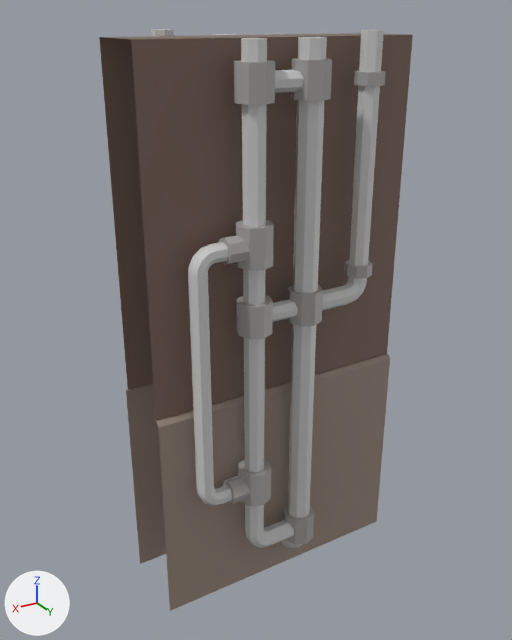
Two versions of the FBX model Assets/Models/pared_1.fbx, one commit apart.
One viewpoint serves both versions: a 50 mm lens placed at (1.27, 2.67, 2.06), pointed at (0.02, 0.6, 1.02). The lights are fixed; the arrows at lower left show +X, +Y and +Z. Where no turn or scale is listed for an object, it has been applied to the vertices.

Before the edit, the objects in view are built like this:
```python
ob_tuberia_5_001 = bpy.data.objects.new('tuberia_5.001', me_mesh_025)
ob_tuberia_5_001.location = (0.423, 0.831, 0.22)
ob_tuberia_conexión_1_001 = bpy.data.objects.new('tuberia_conexión_1.001', me_mesh_027)
ob_tuberia_conexión_1_001.location = (-0.259, 0.831, 1.873)
ob_tuberia_conexión_3_001 = bpy.data.objects.new('tuberia_conexión_3.001', me_mesh_029)
ob_tuberia_conexión_3_001.location = (0.165, 0.831, 1.143)
ob_tuberia_conexión_4_001 = bpy.data.objects.new('tuberia_conexión_4.001', me_mesh_030)
ob_tuberia_conexión_4_001.location = (0.165, 0.831, 0.489)
ob_tuberia_conexión_5_001 = bpy.data.objects.new('tuberia_conexión_5.001', me_mesh_031)
ob_tuberia_conexión_5_001.location = (0.208, 0.831, 0.495)
ob_tuberia_conexión_7_001 = bpy.data.objects.new('tuberia_conexión_7.001', me_mesh_033)
ob_tuberia_conexión_7_001.location = (0.165, 0.831, 1.873)
ob_tuberia_conexión_8_001 = bpy.data.objects.new('tuberia_conexión_8.001', me_mesh_034)
ob_tuberia_conexión_8_001.location = (-0.034, 0.831, 1.873)
ob_tuberia_conexión_9_001 = bpy.data.objects.new('tuberia_conexión_9.001', me_mesh_035)
ob_tuberia_conexión_9_001.location = (-0.034, 0.831, 1.144)
ob_zocalo_001 = bpy.data.objects.new('zocalo.001', me_mesh_020)
ob_zocalo_001.location = (0.0, 1.25, 0.0)
# me_mesh
# before: 4 (0.5, 0.625, 2.0), 5 (-0.5, 0.625, 2.0) at pixel (388, 33)
# also in view: 'base1.001' at (0.0, 0.69, 1.41); 'tuberia_1.001' at (-0.03, 0.81, 1.04); 'base1' at (0.0, 0.56, 1.41); 'tuberia_2.001' at (-0.15, 0.83, 1.57); 'tuberia_3.001' at (0.1, 0.83, 1.1)
```
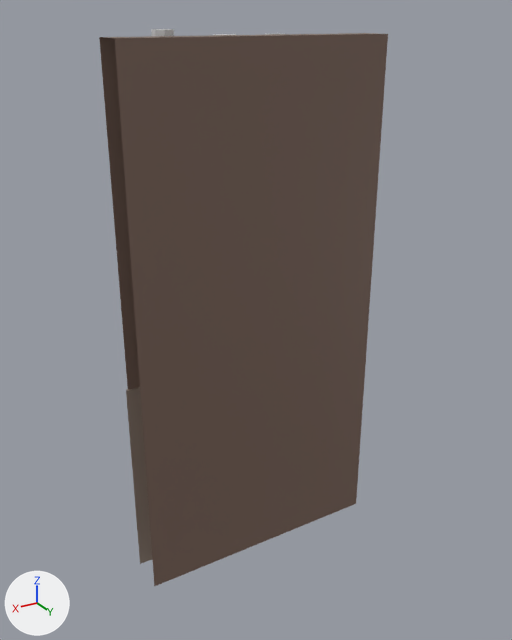
Changed parts and their boxes [x1, y1, x2, y2] in the pictures (512 x 640 px):
'base1', reshaped
    before: [99, 33, 361, 390]
    after: [99, 33, 388, 586]
'base1.001', deleted (brown)
    before: [118, 34, 413, 421]
'zocalo.001', deleted (brown)
    before: [155, 354, 390, 611]
'tuberia_1.001', deleted
    before: [281, 37, 327, 548]
'tuberia_3.001', deleted
    before: [241, 38, 294, 548]
'tuberia_2.001', deleted
    before: [322, 30, 384, 311]
'tuberia_5.001', deleted
    before: [188, 242, 232, 506]
'tuberia_conexión_7.001', deleted
    before: [234, 60, 275, 105]
'tuberia_conexión_8.001', deleted
    before: [291, 58, 332, 101]
'tuberia_conexión_6.001', deleted
    before: [236, 220, 273, 271]
'tuberia_conexión_3.001', deleted
    before: [236, 295, 273, 339]
'tuberia_conexión_9.001', deleted
    before: [287, 285, 323, 326]
'tuberia_conexión_4.001', deleted
    before: [238, 459, 271, 506]
'tuberia_conexión_10.001', deleted
    before: [283, 505, 314, 545]
'tuberia_4.001', deleted
    before: [275, 70, 304, 93]
'tuberia_conexión_11.001', deleted
    before: [218, 235, 250, 265]
'tuberia_conexión_5.001', deleted
    before: [223, 475, 251, 503]
'tuberia_conexión_1.001', deleted
    before: [354, 71, 385, 86]
'tuberia_6.001', deleted
    before: [273, 299, 298, 322]
'tuberia_conexión_2.001', deleted
    before: [344, 260, 372, 279]
part 1 of me_mesh, added (brown)
    after: [115, 34, 388, 586]

The change, as a diff of the scene's bpy script:
```diff
--- a/Assets/Models/pared_1.fbx.py
+++ b/Assets/Models/pared_1.fbx.py
@@ me_mesh @@
 me_mesh.from_pydata(...)  # 6 vertices, 2 faces; spans x -0.5..0.5, y 0.5..0.625, z 0.817..2.0
 # used by ob_base1; location = (0.0, 0.0, 0.0)
 # verts and faces of me_mesh; kept vertices keep their numbers, new ones are numbered from 6
+# me_mesh part 1
+verts[6] = (0.5, 0.625, 0.0)  # pixel (154, 586)
+verts[7] = (-0.5, 0.625, 0.0)  # pixel (356, 503)
+faces += [(4, 6, 7, 5)]
 me_mesh.materials.append(mat_lambert4)
@@ ob_tuberia_conexión_9_001 @@
-ob_tuberia_conexión_9_001 = bpy.data.objects.new('tuberia_conexión_9.001', me_mesh_035)
-ob_tuberia_conexión_9_001.location = (-0.034, 0.831, 1.144)
@@ ob_tuberia_conexión_1_001 @@
-ob_tuberia_conexión_1_001 = bpy.data.objects.new('tuberia_conexión_1.001', me_mesh_027)
-ob_tuberia_conexión_1_001.location = (-0.259, 0.831, 1.873)
@@ ob_tuberia_conexión_7_001 @@
-ob_tuberia_conexión_7_001 = bpy.data.objects.new('tuberia_conexión_7.001', me_mesh_033)
-ob_tuberia_conexión_7_001.location = (0.165, 0.831, 1.873)
@@ ob_tuberia_conexión_4_001 @@
-ob_tuberia_conexión_4_001 = bpy.data.objects.new('tuberia_conexión_4.001', me_mesh_030)
-ob_tuberia_conexión_4_001.location = (0.165, 0.831, 0.489)
@@ ob_tuberia_conexión_3_001 @@
-ob_tuberia_conexión_3_001 = bpy.data.objects.new('tuberia_conexión_3.001', me_mesh_029)
-ob_tuberia_conexión_3_001.location = (0.165, 0.831, 1.143)
@@ ob_tuberia_conexión_5_001 @@
-ob_tuberia_conexión_5_001 = bpy.data.objects.new('tuberia_conexión_5.001', me_mesh_031)
-ob_tuberia_conexión_5_001.location = (0.208, 0.831, 0.495)
@@ ob_tuberia_conexión_8_001 @@
-ob_tuberia_conexión_8_001 = bpy.data.objects.new('tuberia_conexión_8.001', me_mesh_034)
-ob_tuberia_conexión_8_001.location = (-0.034, 0.831, 1.873)
@@ ob_tuberia_5_001 @@
-ob_tuberia_5_001 = bpy.data.objects.new('tuberia_5.001', me_mesh_025)
-ob_tuberia_5_001.location = (0.423, 0.831, 0.22)
@@ ob_tuberia_conexión_11_001 @@
-ob_tuberia_conexión_11_001 = bpy.data.objects.new('tuberia_conexión_11.001', me_mesh_037)
-ob_tuberia_conexión_11_001.location = (0.208, 0.831, 1.393)
@@ ob_tuberia_1_001 @@
-ob_tuberia_1_001 = bpy.data.objects.new('tuberia_1.001', me_mesh_021)
-ob_tuberia_1_001.location = (-0.034, 0.831, 1.0)
@@ ob_tuberia_2_001 @@
-ob_tuberia_2_001 = bpy.data.objects.new('tuberia_2.001', me_mesh_022)
-ob_tuberia_2_001.location = (-0.282, 0.831, 2.043)
@@ ob_tuberia_conexión_2_001 @@
-ob_tuberia_conexión_2_001 = bpy.data.objects.new('tuberia_conexión_2.001', me_mesh_028)
-ob_tuberia_conexión_2_001.location = (-0.259, 0.831, 1.239)
@@ ob_tuberia_3_001 @@
-ob_tuberia_3_001 = bpy.data.objects.new('tuberia_3.001', me_mesh_023)
-ob_tuberia_3_001.location = (0.272, 0.835, 1.119)
@@ ob_tuberia_6_001 @@
-ob_tuberia_6_001 = bpy.data.objects.new('tuberia_6.001', me_mesh_026)
-ob_tuberia_6_001.location = (0.075, 0.831, 1.15)
@@ ob_zocalo_001 @@
-ob_zocalo_001 = bpy.data.objects.new('zocalo.001', me_mesh_020)
-ob_zocalo_001.location = (0.0, 1.25, 0.0)
@@ ob_tuberia_conexión_10_001 @@
-ob_tuberia_conexión_10_001 = bpy.data.objects.new('tuberia_conexión_10.001', me_mesh_036)
-ob_tuberia_conexión_10_001.location = (-0.034, 0.831, 0.219)
@@ ob_tuberia_4_001 @@
-ob_tuberia_4_001 = bpy.data.objects.new('tuberia_4.001', me_mesh_024)
-ob_tuberia_4_001.location = (0.075, 0.831, 1.881)
@@ ob_tuberia_conexión_6_001 @@
-ob_tuberia_conexión_6_001 = bpy.data.objects.new('tuberia_conexión_6.001', me_mesh_032)
-ob_tuberia_conexión_6_001.location = (0.165, 0.831, 1.386)
@@ ob_base1_001 @@
-ob_base1_001 = bpy.data.objects.new('base1.001', me_mesh_019)
-ob_base1_001.location = (0.0, 1.25, 0.0)
```
